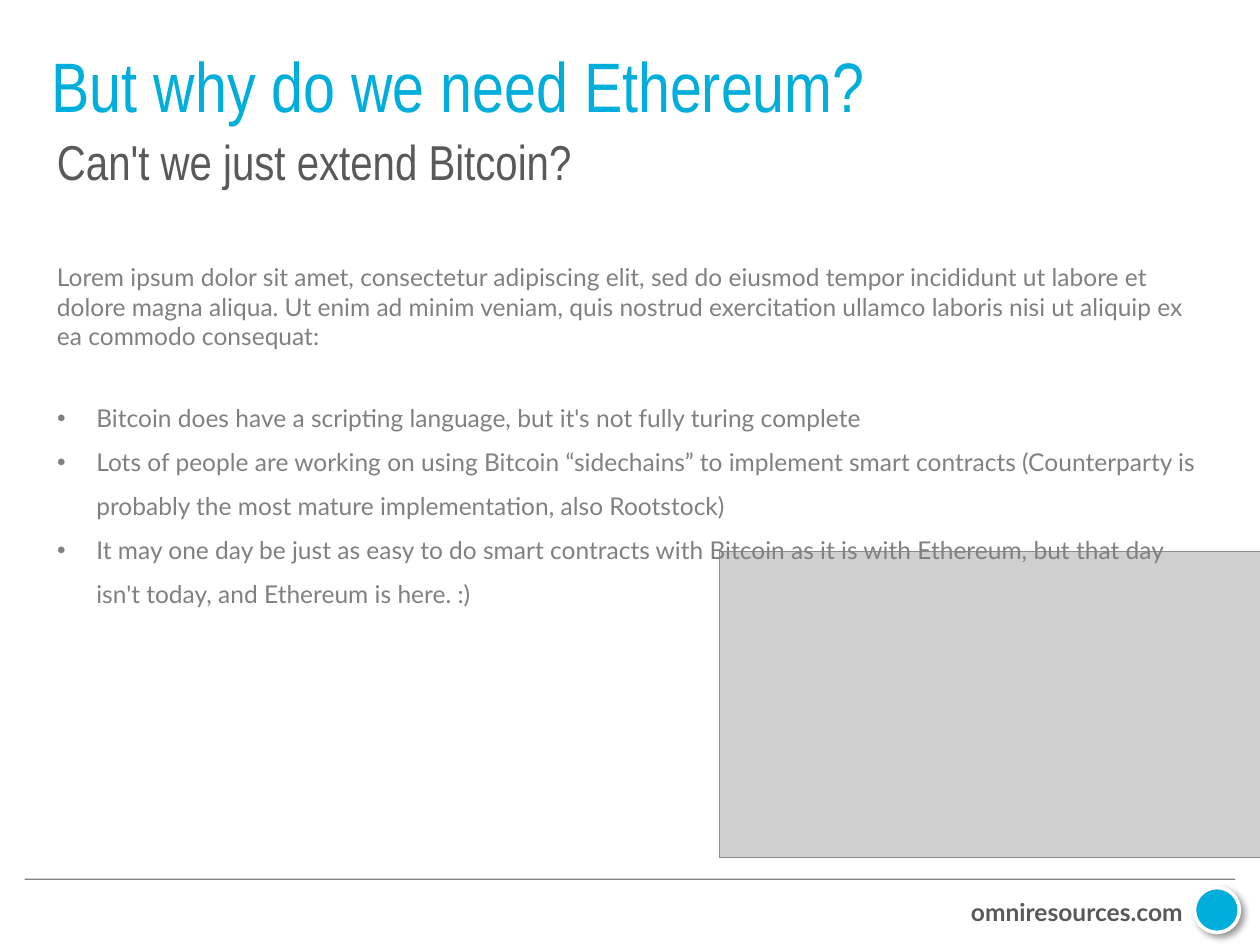
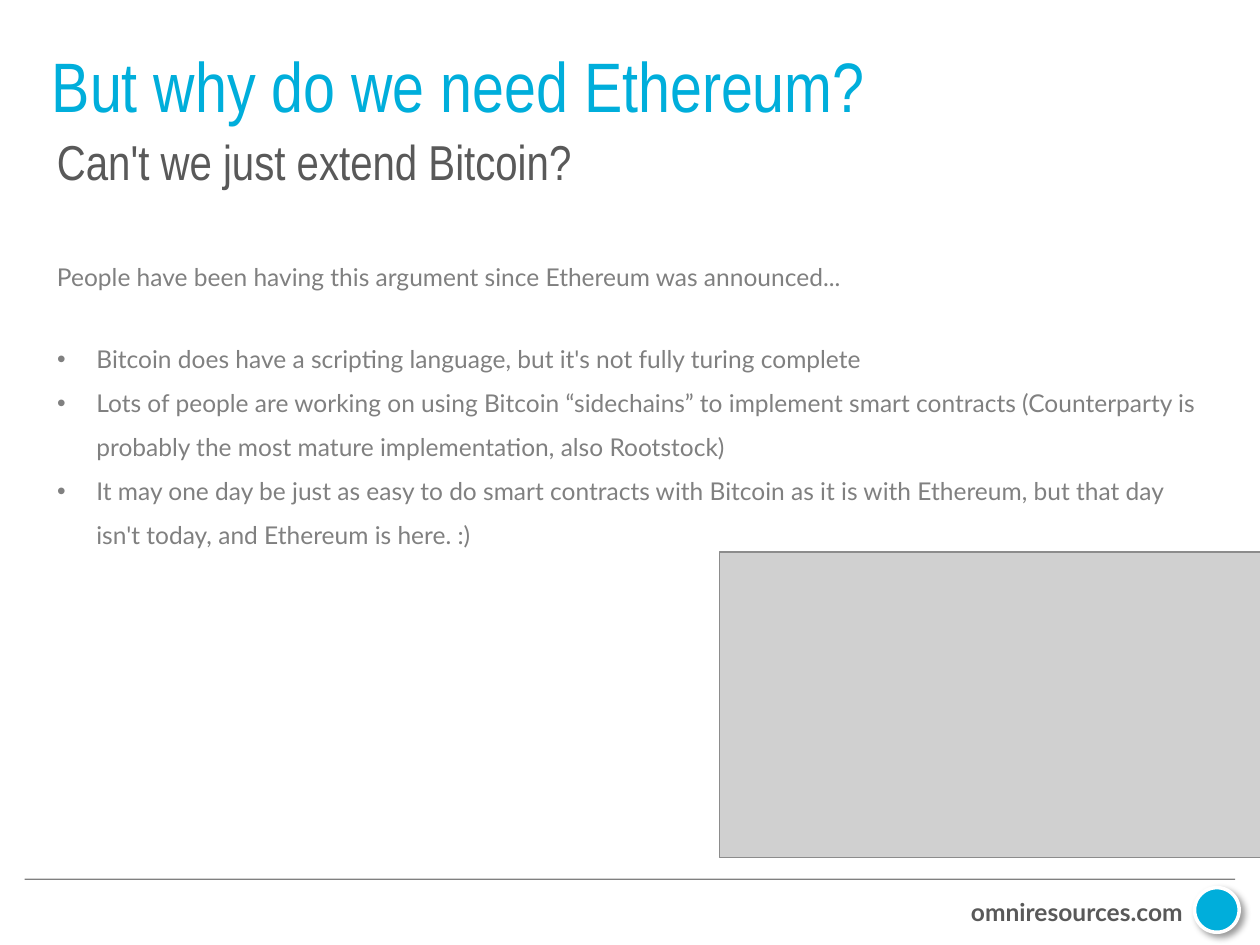
Before and after one commit to mrosack/presentations, a slide deck: slide 9 of intro-to-ethereum/Intro to Ethereum.pptx. Drawn at 1260x945 pixels with LibreOffice and Linux fonts; fonts in the diff are those of the drawing; grey boxes stand for pictures; background and template pictures are left out. Boxes give left, top, right and bottom in pixels: in the first picture for what was removed or moved away, otherwise in the second. Text is boxed around its words. In the diff, an @@ line names an element or a change of style, - is before the commit and + after.

```diff
--- a/intro-to-ethereum/Intro to Ethereum.pptx
+++ b/intro-to-ethereum/Intro to Ethereum.pptx
@@ text at bbox=[57, 268, 840, 291]: text changed @@
-Lorem ipsum dolor sit amet, consectetur adipiscing elit, sed do eiusmod tempor incididunt ut labore et dolore magna aliqua. Ut enim ad minim veniam, quis nostrud exercitation ullamco laboris nisi ut aliquip ex ea commodo consequat:
+People have been having this argument since Ethereum was announced...
```
Also in this commit, not shown: 1 other slide changed, 1 slide added, 7 other files.
